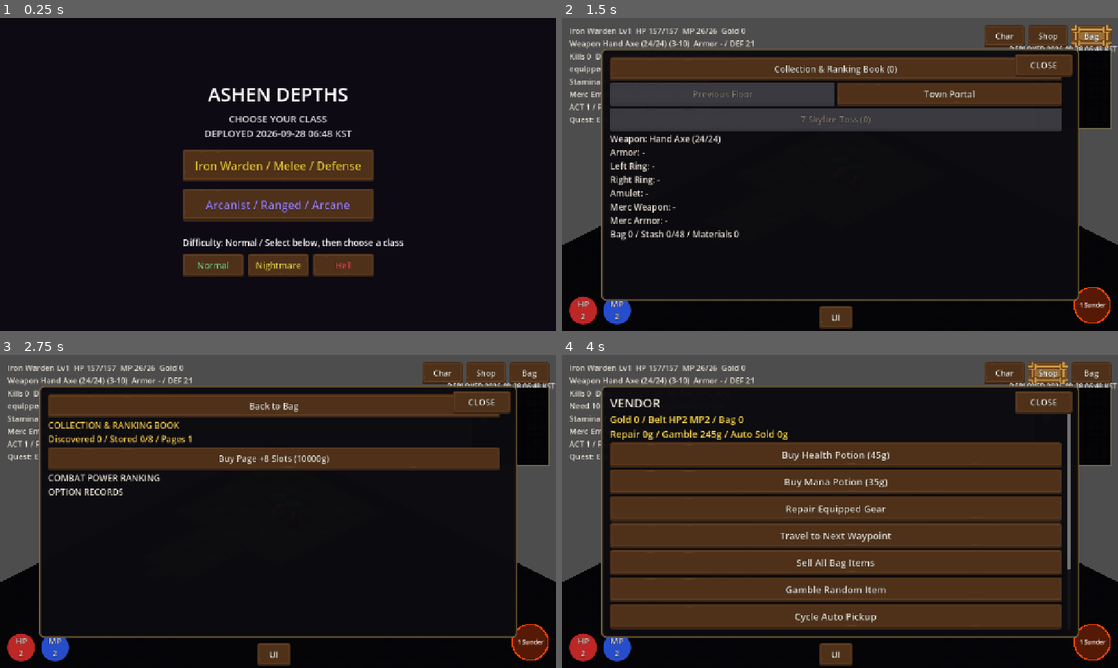
Above: before the commit, frames 1-4 (two rows, left to right).
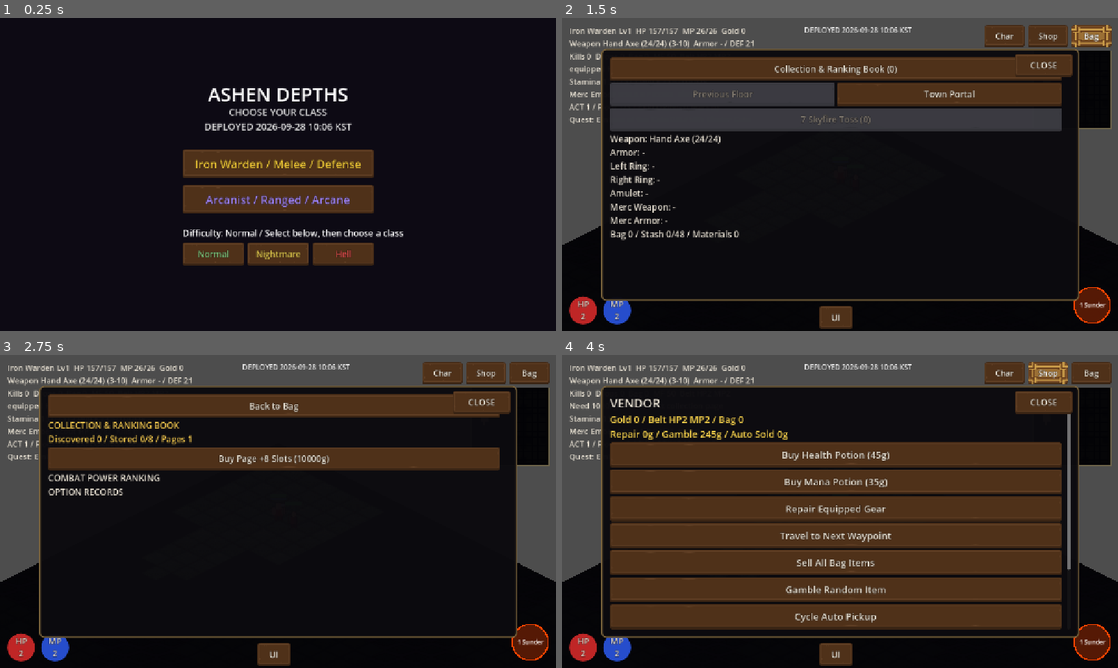
Above: after the commit, the same moments.

Repository: jflakeee/diablo
Game: Godot game, scene res://main.tscn
The game is run twice, just before and just after one commit, with the same random seed, the same clock (stepped at 60 frames per second) and the same inputs.
Inputs:
- Up to frame 1 (0.25 s): no input
- Up to frame 2 (1.5 s): click "Iron Warden / Melee / Defense" at 0.5 s; click "Bag" at 1.25 s
- Up to frame 3 (2.75 s): click "Collection & Ranking Book (0)" at 2 s
- Up to frame 4 (4 s): click "Buy Page +8 Slots (10000g)" at 2.75 s; click "Shop" at 3.5 s

The runs differ from the first frame. In frame 1, 7.5% of the frame differs, in the area x 32-73%, y 28-83%; in frame 2, 0.4%; in frame 3, 0.4%; in frame 4, 0.4%.

Commit message:
Fix mobile DPR scaling and portrait HUD

Diff:
--- a/prototype/game_dungeon/main.gd
+++ b/prototype/game_dungeon/main.gd
@@ -35,7 +35,7 @@
 const Visibility := preload("res://visibility.gd")
 const FogOverlay := preload("res://fog_overlay.gd")
 const TemplateTheme := preload("res://ui/template_theme.gd")
-const DEPLOYED_AT_KST := "2026-09-28 06:48 KST"
+const DEPLOYED_AT_KST := "2026-09-28 10:06 KST"
 
 var _grid: Array = []
 var _astar: AStarGrid2D
@@ -187,6 +187,7 @@
 var _run_start := 0
 var _auto_quit := false
 var _ui_selftest_ok := true
+var _mobile_profile := false
 var _identity_selftest_ok := true
 var _system_selftest_ok := true
 var _save_selftest_ok := true
@@ -759,12 +760,17 @@
 func _show_class_select() -> void:
 	_menu_layer = CanvasLayer.new()
 	add_child(_menu_layer)
-	var vp := get_viewport_rect().size
-	var mobile_profile := MobileUI.prefer_mobile(vp)
-	var title_font := 56 if mobile_profile else 44
-	var subtitle_font := 30 if mobile_profile else 22
-	var menu_font := 30 if mobile_profile else 26
-	var detail_font := 26 if mobile_profile else 20
+	var physical_vp := get_viewport_rect().size
+	var mobile_profile := MobileUI.prefer_mobile(physical_vp)
+	var display_scale := MobileUI.device_pixel_ratio() if mobile_profile else 1.0
+	var vp := physical_vp / display_scale
+	_menu_layer.transform = Transform2D.IDENTITY.scaled(Vector2(display_scale, display_scale))
+	var title_font := 34 if mobile_profile else 44
+	var subtitle_font := 18 if mobile_profile else 22
+	var menu_font := 20 if mobile_profile else 26
+	var detail_font := 16 if mobile_profile else 20
+	var content_width := minf(vp.x - 32.0, 440.0)
+	var content_x := (vp.x - content_width) * 0.5
 	var heading_y := vp.y * (0.16 if mobile_profile else 0.2)
 	var bg := ColorRect.new()
 	bg.color = Color(0.05, 0.04, 0.08, 1.0)
@@ -773,8 +779,8 @@
 	var title := Label.new()
 	title.text = "ASHEN DEPTHS"
 	title.add_theme_font_size_override("font_size", _accessibility.font_size(title_font))
-	title.position = Vector2(vp.x * 0.5 - 240, heading_y)
-	title.size = Vector2(480, 70)
+	title.position = Vector2(content_x, heading_y)
+	title.size = Vector2(content_width, 54)
 	title.horizontal_alignment = HORIZONTAL_ALIGNMENT_CENTER
 	_menu_layer.add_child(title)
 	var sub := Label.new()
@@ -783,18 +789,19 @@
 	sub.text = "CHOOSE YOUR CLASS\nDEPLOYED %s" % DEPLOYED_AT_KST
 	sub.add_theme_font_size_override("font_size", _accessibility.font_size(subtitle_font))
 	sub.add_theme_color_override("font_color", Color(0.88, 0.88, 0.88, 1.0))
-	sub.position = Vector2(vp.x * 0.5 - 220, heading_y + 72)
-	sub.size = Vector2(440, 88)
+	sub.position = Vector2(content_x, heading_y + 56)
+	sub.size = Vector2(content_width, 62)
 	sub.horizontal_alignment = HORIZONTAL_ALIGNMENT_CENTER
 	sub.vertical_alignment = VERTICAL_ALIGNMENT_TOP
 	sub.mouse_filter = Control.MOUSE_FILTER_IGNORE
 	_menu_layer.add_child(sub)
-	_add_class_button("Iron Warden / Melee / Defense", Color(0.9, 0.75, 0.2), Vector2(vp.x * 0.5 - 220, vp.y * 0.42), "warden", menu_font)
-	_add_class_button("Arcanist / Ranged / Arcane", Color(0.6, 0.5, 0.95), Vector2(vp.x * 0.5 - 220, vp.y * 0.42 + 90), "arcanist", menu_font)
+	_add_class_button("Iron Warden / Melee / Defense", Color(0.9, 0.75, 0.2), Vector2(content_x, vp.y * 0.42), "warden", menu_font, content_width)
+	_add_class_button("Arcanist / Ranged / Arcane", Color(0.6, 0.5, 0.95), Vector2(content_x, vp.y * 0.42 + 82), "arcanist", menu_font, content_width)
 	# Difficulty selection.
 	_diff_label = Label.new()
 	_diff_label.add_theme_font_size_override("font_size", _accessibility.font_size(detail_font))
-	_diff_label.position = Vector2(vp.x * 0.5 - 220, vp.y * 0.42 + 200)
+	_diff_label.position = Vector2(content_x, vp.y * 0.42 + 178)
+	_diff_label.size = Vector2(content_width, 34)
 	_menu_layer.add_child(_diff_label)
 	_update_diff_label()
 	var dnames := ["Normal", "Nightmare", "Hell"]
@@ -803,9 +810,10 @@
 		var db := Button.new()
 		db.theme = _ui_theme
 		db.text = dnames[i]
-		db.position = Vector2(vp.x * 0.5 - 220 + i * 150, vp.y * 0.42 + 240)
-		db.custom_minimum_size = Vector2(140, 50)
-		db.size = Vector2(140, 50)
+		var difficulty_width := (content_width - 16.0) / 3.0
+		db.position = Vector2(content_x + i * (difficulty_width + 8.0), vp.y * 0.42 + 214)
+		db.custom_minimum_size = Vector2(difficulty_width, 50)
+		db.size = Vector2(difficulty_width, 50)
 		db.add_theme_font_size_override("font_size", _accessibility.font_size(detail_font))
 		db.add_theme_color_override("font_color", dcols[i])
 		db.pressed.connect(_set_difficulty.bind(i))
@@ -814,9 +822,9 @@
 		var update_button := Button.new()
 		update_button.theme = _ui_theme
 		update_button.text = "FORCE LATEST UPDATE"
-		update_button.position = Vector2(vp.x * 0.5 - 220, minf(vp.y * 0.42 + 305, vp.y - 58))
-		update_button.custom_minimum_size = Vector2(440, 48)
-		update_button.size = Vector2(440, 48)
+		update_button.position = Vector2(content_x, minf(vp.y * 0.42 + 274, vp.y - 58))
+		update_button.custom_minimum_size = Vector2(content_width, 48)
+		update_button.size = Vector2(content_width, 48)
 		update_button.add_theme_font_size_override("font_size", _accessibility.font_size(detail_font))
 		update_button.pressed.connect(_force_latest_update)
 		_menu_layer.add_child(update_button)
@@ -830,13 +838,13 @@
 		var dn: String = ["Normal", "Nightmare", "Hell"][_difficulty]
 		_diff_label.text = "Difficulty: %s / Select below, then choose a class" % dn
 
-func _add_class_button(text: String, col: Color, pos: Vector2, cls: String, font_px: int = 26) -> void:
+func _add_class_button(text: String, col: Color, pos: Vector2, cls: String, font_px: int = 26, width: float = 440.0) -> void:
 	var btn := Button.new()
 	btn.theme = _ui_theme
 	btn.text = text
 	btn.position = pos
-	btn.custom_minimum_size = Vector2(440, 74)
-	btn.size = Vector2(440, 74)
+	btn.custom_minimum_size = Vector2(width, 66)
+	btn.size = Vector2(width, 66)
 	btn.add_theme_font_size_override("font_size", _accessibility.font_size(font_px))
 	btn.add_theme_color_override("font_color", col)
 	btn.pressed.connect(_choose_class.bind(cls))
@@ -931,6 +939,7 @@
 
 	var physical_vp := get_viewport_rect().size
 	var mobile_profile := MobileUI.prefer_mobile(physical_vp)
+	_mobile_profile = mobile_profile
 	_cam = Camera2D.new()
 	_cam.position = _player.position
 	# Mobile uses exactly twice the desktop world scale so actors and dungeon
@@ -941,8 +950,8 @@
 	_cam.make_current()
 
 	var ui := CanvasLayer.new()
-	var requested_ui_scale := maxf(_accessibility.ui_scale, 1.2) if mobile_profile else _accessibility.ui_scale
-	var ui_scale := MobileUI.effective_scale(requested_ui_scale, physical_vp)
+	var requested_ui_scale := _accessibility.ui_scale * MobileUI.device_pixel_ratio() if mobile_profile else _accessibility.ui_scale
+	var ui_scale := MobileUI.effective_scale(requested_ui_scale, physical_vp, mobile_profile)
 	ui.transform = Transform2D.IDENTITY.scaled(Vector2(ui_scale, ui_scale))
 	add_child(ui)
 	var vp := physical_vp / ui_scale
@@ -1051,10 +1060,11 @@
 
 	var deploy_stamp := Label.new()
 	deploy_stamp.text = "DEPLOYED %s" % DEPLOYED_AT_KST
-	deploy_stamp.position = Vector2(mobile_layout["bag"].x - 224, mobile_layout["bag"].y + (mobile_layout["menu_size"] as Vector2).y + 2)
+	deploy_stamp.position = Vector2((vp.x - 328.0) * 0.5, mobile_layout["hud"].y)
 	deploy_stamp.size = Vector2(328, 30)
 	deploy_stamp.horizontal_alignment = HORIZONTAL_ALIGNMENT_RIGHT
 	deploy_stamp.mouse_filter = Control.MOUSE_FILTER_IGNORE
+	deploy_stamp.visible = not mobile_profile
 	deploy_stamp.add_theme_font_size_override("font_size", _accessibility.font_size(20 if mobile_profile else 16))
 	deploy_stamp.add_theme_color_override("font_color", Color(0.92, 0.92, 0.92, 1.0))
 	ui_root.add_child(deploy_stamp)
@@ -1078,9 +1088,9 @@
 
 	_hud = Label.new()
 	_hud.position = mobile_layout["hud"]
-	_hud.size = Vector2(500, 0)
+	_hud.size = Vector2((mobile_layout["char"] as Vector2).x - (mobile_layout["hud"] as Vector2).x - 8.0, 0) if mobile_profile and vp.y >= vp.x else Vector2(500, 0)
 	_hud.autowrap_mode = TextServer.AUTOWRAP_WORD_SMART
-	_hud.add_theme_font_size_override("font_size", _accessibility.font_size(18))
+	_hud.add_theme_font_size_override("font_size", _accessibility.font_size(13 if mobile_profile else 18))
 	ui_root.add_child(_hud)
 
 	# 포션 벨트 버튼(모바일): 좌하단, 조이스틱 위. 빨강=생명 / 파랑=마나
@@ -2126,11 +2136,16 @@
 	var wn := _equipped_label("weapon")
 	var an := _equipped_label("armor")
 	var elapsed := float(Time.get_ticks_msec() - _run_start) / 1000.0
-	_hud.text = "%s Lv%d  HP %d/%d  MP %d/%d  Gold %d\nWeapon %s (%d-%d)  Armor %s / DEF %d\nKills %d  Drops %d  Bag %d  MF %d  Belt HP%d MP%d\n%s" % [
-		_player.actor_name, _player.level, _player.life, _player.max_life, _player.mana, _player.max_mana, _gold,
-		wn, _player.dmg_min, _player.dmg_max, an, _player.defense,
-		_kills, _items_dropped, _inventory.size(), _player_mf, _belt_hp, _belt_mp, _combat_log]
-	_hud.text += "\nStamina %d/%d / %s / %s" % [roundi(_stamina), roundi(_stamina_max), "RUN" if _player_running else "WALK", _map_type.to_upper()]
+	if _mobile_profile:
+		_hud.text = "%s Lv%d\nHP %d/%d  MP %d/%d  Gold %d\nStamina %d/%d  %s\n%s" % [
+			_player.actor_name, _player.level, _player.life, _player.max_life, _player.mana, _player.max_mana, _gold,
+			roundi(_stamina), roundi(_stamina_max), "RUN" if _player_running else "WALK", _combat_log]
+	else:
+		_hud.text = "%s Lv%d  HP %d/%d  MP %d/%d  Gold %d\nWeapon %s (%d-%d)  Armor %s / DEF %d\nKills %d  Drops %d  Bag %d  MF %d  Belt HP%d MP%d\n%s" % [
+			_player.actor_name, _player.level, _player.life, _player.max_life, _player.mana, _player.max_mana, _gold,
+			wn, _player.dmg_min, _player.dmg_max, an, _player.defense,
+			_kills, _items_dropped, _inventory.size(), _player_mf, _belt_hp, _belt_mp, _combat_log]
+		_hud.text += "\nStamina %d/%d / %s / %s" % [roundi(_stamina), roundi(_stamina_max), "RUN" if _player_running else "WALK", _map_type.to_upper()]
 	if _vision_relic_timer > 0.0: _hud.text += " / ALL-SEEING %.0fs" % _vision_relic_timer
 	if _arc_flasks > 0: _hud.text += " / ARC FLASK %d" % _arc_flasks
 	if not _corpse_state.is_empty():
@@ -2139,13 +2154,16 @@
 		_pot_hp_btn.text = "HP\n%d" % _belt_hp
 	if _pot_mp_btn:
 		_pot_mp_btn.text = "MP\n%d" % _belt_mp
-	if _merc != null:
+	if _merc != null and not _mobile_profile:
 		var ms := ("HP %d/%d" % [_merc.life, _merc.max_life]) if _merc.alive else "DOWN"
 		_hud.text += "\nMerc Ember Scout %s  Kills %d" % [ms, _merc_kills]
 	if _stat_points > 0 or _player.skill_points > 0:
 		_hud.text += "  Points: Stat %d Skill %d" % [_stat_points, _player.skill_points]
 	var quest_gate := "DEFEAT BOSS" if _exit_locked else ("BOSS FLOOR" if _is_boss_level() else "EXPLORING")
-	_hud.text += "\nACT %d / Floor %d/%d / %s (Clears %d)\nQuest: %s / WP: %s" % [_act, _level_in_act(), ACT_LEN, quest_gate, _acts_cleared, Quest.objective_text(_quest_defs, _quest_state, _act), Waypoint.current_name(_waypoint_defs, _waypoint_state)]
+	if _mobile_profile:
+		_hud.text += "\nQuest: %s" % Quest.objective_text(_quest_defs, _quest_state, _act)
+	else:
+		_hud.text += "\nACT %d / Floor %d/%d / %s (Clears %d)\nQuest: %s / WP: %s" % [_act, _level_in_act(), ACT_LEN, quest_gate, _acts_cleared, Quest.objective_text(_quest_defs, _quest_state, _act), Waypoint.current_name(_waypoint_defs, _waypoint_state)]
 
 	if _auto_quit and elapsed >= 50.0 and not _quitting:
 		_quitting = true
--- a/prototype/game_dungeon/mobile_ui.gd
+++ b/prototype/game_dungeon/mobile_ui.gd
@@ -11,7 +11,9 @@
 const DESKTOP_SKILL_SIZE := Vector2(88, 88)
 const DESKTOP_POTION_SIZE := Vector2(64, 64)
 const DESKTOP_MINIMAP_SIZE := Vector2(180, 180)
-const MIN_LOGICAL := Vector2(960, 540)
+const DESKTOP_MIN_LOGICAL := Vector2(960, 540)
+const PHONE_PORTRAIT_MIN_LOGICAL := Vector2(360, 640)
+const PHONE_LANDSCAPE_MIN_LOGICAL := Vector2(640, 360)
 
 static func prefer_mobile(viewport: Vector2) -> bool:
 	if OS.get_name() in ["Android", "iOS"]:
@@ -23,8 +25,18 @@
 				return true
 	return viewport.x < 1000.0
 
-static func effective_scale(requested: float, viewport: Vector2) -> float:
-	return minf(requested, minf(viewport.x / MIN_LOGICAL.x, viewport.y / MIN_LOGICAL.y))
+static func device_pixel_ratio() -> float:
+	if OS.has_feature("web"):
+		var value = JavaScriptBridge.eval("window.devicePixelRatio || 1", true)
+		if value is float or value is int:
+			return clampf(float(value), 1.0, 4.0)
+	return 1.0
+
+static func effective_scale(requested: float, viewport: Vector2, mobile: bool = false) -> float:
+	var minimum := DESKTOP_MIN_LOGICAL
+	if mobile:
+		minimum = PHONE_PORTRAIT_MIN_LOGICAL if viewport.y >= viewport.x else PHONE_LANDSCAPE_MIN_LOGICAL
+	return minf(requested, minf(viewport.x / minimum.x, viewport.y / minimum.y))
 
 static func logical_safe_area(viewport: Vector2) -> Rect2:
 	var window_size := Vector2(DisplayServer.window_get_size())
@@ -46,7 +58,17 @@
 	var skill_size := SKILL_SIZE if mobile else DESKTOP_SKILL_SIZE
 	var potion_size := POTION_SIZE if mobile else DESKTOP_POTION_SIZE
 	var minimap_size := MINIMAP_SIZE if mobile else DESKTOP_MINIMAP_SIZE
-	var minimap_x := (left + right - minimap_size.x) * 0.5 if mobile and area.size.y < 650.0 else right - minimap_size.x
+	var portrait_mobile := mobile and area.size.y >= area.size.x
+	var minimap_x := (left + right - minimap_size.x) * 0.5 if mobile and not portrait_mobile else right - minimap_size.x
+	var char_position := Vector2(right - menu_size.x * 3.0 - 16, top)
+	var shop_position := Vector2(right - menu_size.x * 2.0 - 8, top)
+	var bag_position := Vector2(right - menu_size.x, top)
+	var minimap_position := Vector2(minimap_x, top + menu_size.y + 16)
+	if portrait_mobile:
+		char_position = Vector2(right - menu_size.x, top)
+		shop_position = Vector2(right - menu_size.x, top + menu_size.y + 8)
+		bag_position = Vector2(right - menu_size.x, top + (menu_size.y + 8) * 2.0)
+		minimap_position = Vector2(right - minimap_size.x, top + (menu_size.y + 8) * 3.0 + 8)
 	var skill_primary := Vector2(right - skill_size.x, bottom - skill_size.y)
 	var skill_secondary := Vector2(right - skill_size.x * 2.0 - 8, bottom - skill_size.y)
 	var skill_utility := Vector2(right - skill_size.x, bottom - skill_size.y * 2.0 - 8)
@@ -57,8 +79,8 @@
 	return {
 		"mobile": mobile, "menu_size": menu_size, "skill_size": skill_size, "potion_size": potion_size, "minimap_size": minimap_size,
 		"hud": Vector2(left, top),
-		"char": Vector2(right - menu_size.x * 3.0 - 16, top), "shop": Vector2(right - menu_size.x * 2.0 - 8, top), "bag": Vector2(right - menu_size.x, top),
-		"minimap": Vector2(minimap_x, top + menu_size.y + 16),
+		"char": char_position, "shop": shop_position, "bag": bag_position,
+		"minimap": minimap_position,
 		"joystick": Vector2(left, bottom - JOYSTICK_SIZE.y),
 		"potion_hp": Vector2(left, bottom - (JOYSTICK_SIZE.y + potion_size.y + 8 if mobile else potion_size.y)),
 		"potion_mp": Vector2(left + potion_size.x + 14, bottom - (JOYSTICK_SIZE.y + potion_size.y + 8 if mobile else potion_size.y)),
@@ -108,8 +130,11 @@
 				push_error("Responsive UI layout failed %s mobile=%s: %s" % [str(viewport), str(mobile), str(validate(viewport, mobile)["failures"])])
 				return false
 	for requested in [0.8, 1.0, 1.2, 1.4]:
-		var applied := effective_scale(requested, Vector2(1280, 720))
-		if applied > requested or (Vector2(1280, 720) / applied).x < MIN_LOGICAL.x:
+		var applied := effective_scale(requested, Vector2(1280, 720), false)
+		if applied > requested or (Vector2(1280, 720) / applied).x < DESKTOP_MIN_LOGICAL.x:
 			return false
+	var retina_portrait := effective_scale(3.0, Vector2(1170, 2532), true)
+	if retina_portrait < 2.9 or (Vector2(1170, 2532) / retina_portrait).x < PHONE_PORTRAIT_MIN_LOGICAL.x:
+		return false
 	return SKILL_SIZE.x >= 72.0 and POTION_SIZE.x >= 48.0 and MENU_SIZE.y >= 48.0 and JOYSTICK_SIZE.x <= 240.0 \
 		and DESKTOP_SKILL_SIZE.x < SKILL_SIZE.x and DESKTOP_POTION_SIZE.x < POTION_SIZE.x
